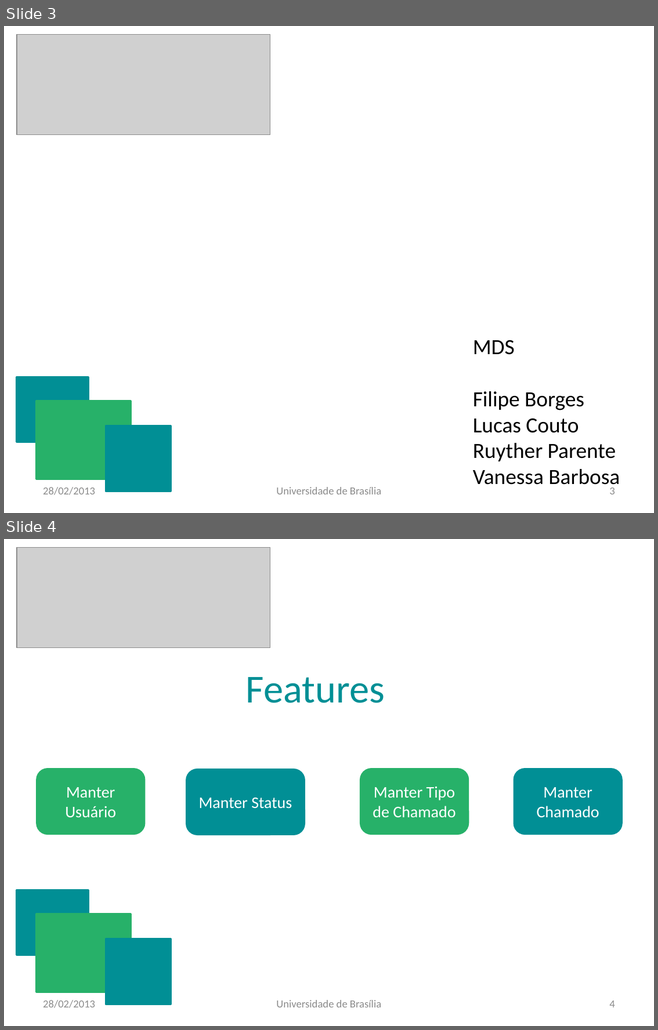
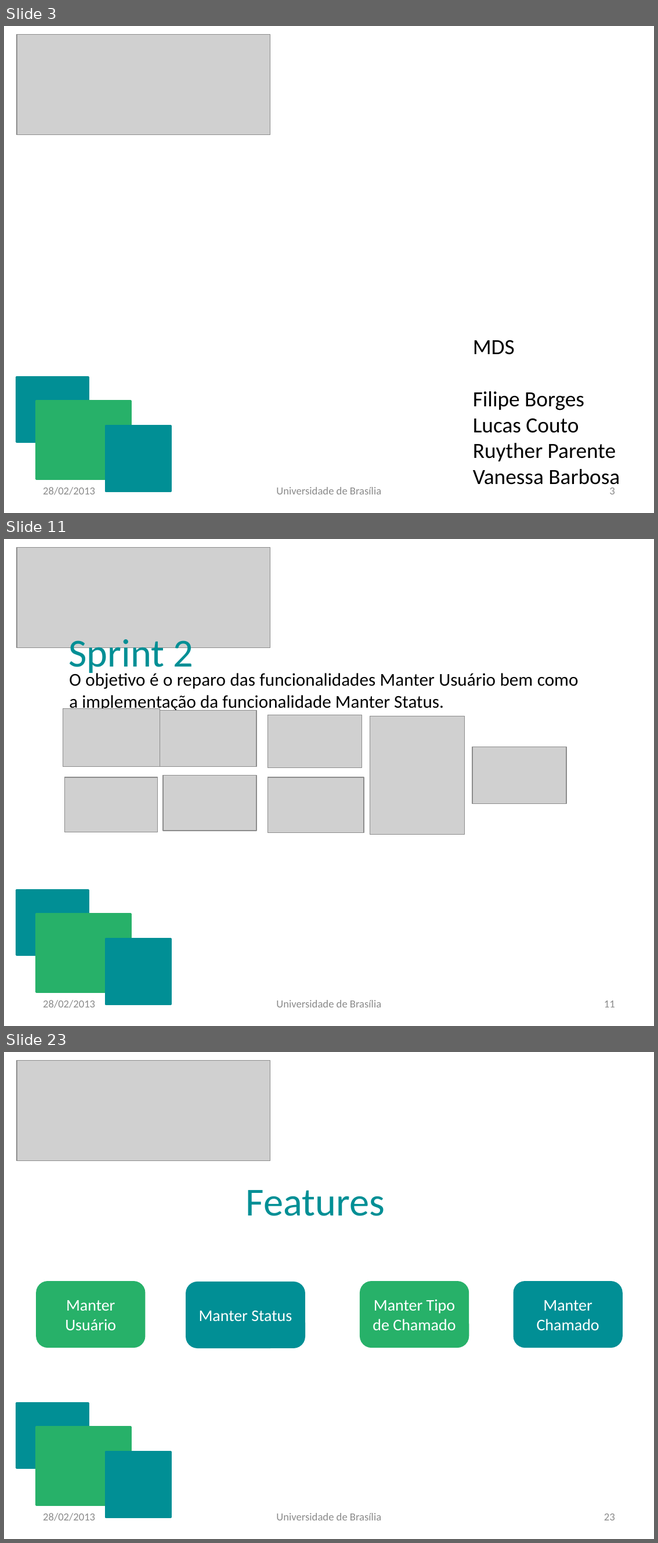
Before and after one commit to vanessabmdf/gpp_mds, a slide deck: Documentos/GPP.pptx. Shown one above the other, each under a label of ours: slides 3 and 4 before the commit, slides 3, 11 and 23 after it; the slides between them are not shown. The pictures are 658x1030 and 658x1543 pixels, drawn with LibreOffice and Linux fonts; fonts in the diff are those of the drawing; grey boxes stand for pictures. Boxes give left, top, right and bottom in pixels: in the first picture for what was removed or moved away, otherwise in the second. Text is boxed around its words. In the diff, an @@ line names an element or a change of style, - is before the commit and + after.

```diff
--- a/Documentos/GPP.pptx
+++ b/Documentos/GPP.pptx
@@ slide 11 added at bbox=[4, 539, 654, 1026], background #FFFFFF @@
@@ picture added at bbox=[17, 548, 270, 648] @@
@@ text added at bbox=[68, 634, 194, 676], 44 pt, text #018F95 @@
+Sprint 2
@@ text added at bbox=[69, 671, 578, 712], 20 pt, text #000000 @@
+O objetivo é o reparo das funcionalidades Manter Usuário bem como a implementação da funcionalidade Manter Status.
@@ picture added at bbox=[63, 708, 160, 767] @@
@@ picture added at bbox=[159, 711, 256, 766] @@
@@ picture added at bbox=[268, 715, 362, 768] @@
@@ picture added at bbox=[370, 716, 465, 835] @@
@@ picture added at bbox=[471, 747, 566, 804] @@
@@ picture added at bbox=[65, 777, 158, 832] @@
@@ picture added at bbox=[163, 776, 257, 831] @@
@@ picture added at bbox=[268, 777, 364, 832] @@
@@ rectangle added at bbox=[16, 890, 89, 955], fill #018F95, outline #018F95 2 pt @@
@@ rectangle added at bbox=[36, 914, 130, 992], fill #27B169, outline #27B169 2 pt @@
@@ rectangle added at bbox=[106, 939, 170, 1004], fill #018F95, outline #018F95 2 pt @@
@@ text added at bbox=[43, 1000, 95, 1008], 12 pt, text #8C8C8C @@
+28/02/2013
@@ text added at bbox=[276, 1000, 381, 1008], 12 pt, text #8C8C8C @@
+Universidade de Brasília
@@ page number added at bbox=[604, 1001, 615, 1008], 12 pt, text #8C8C8C @@
+11
@@ what was slide 4 is now slide 23 @@
@@ page number at bbox=[604, 1514, 615, 1521]: text changed @@
-4
+23
```
Also in this commit, not shown: 1 slide changed, 18 other slides added.
